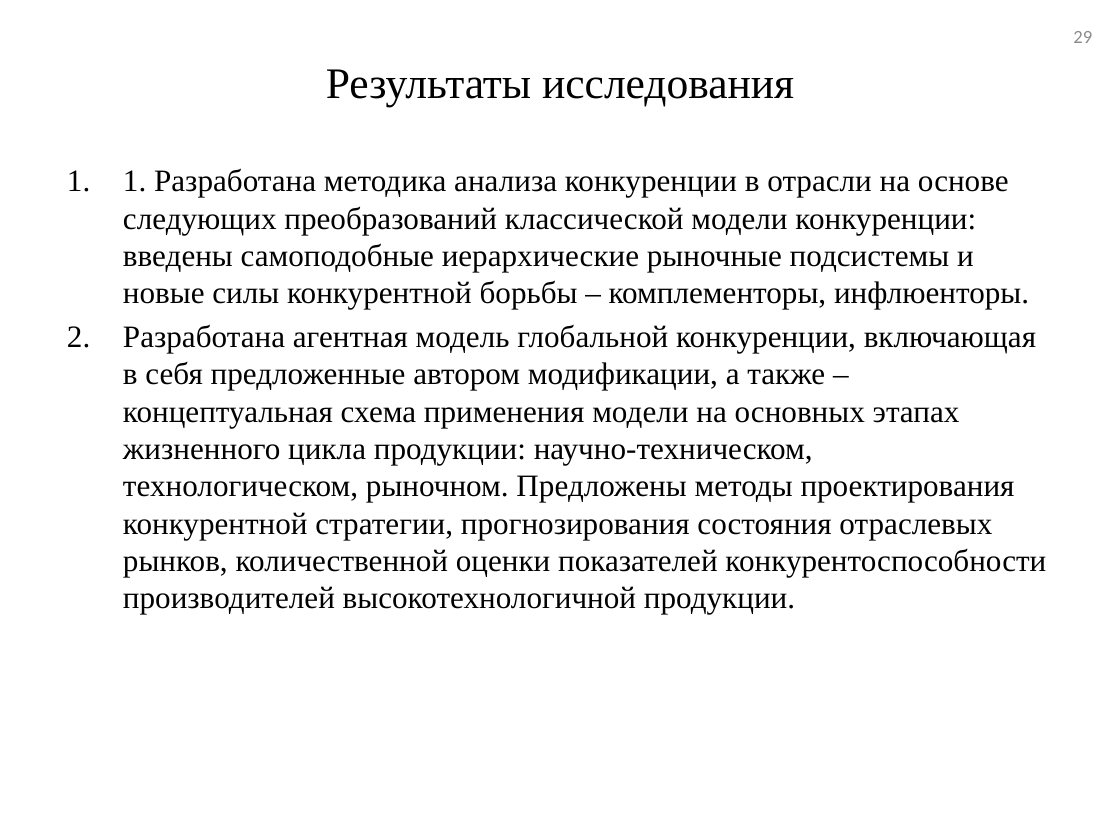
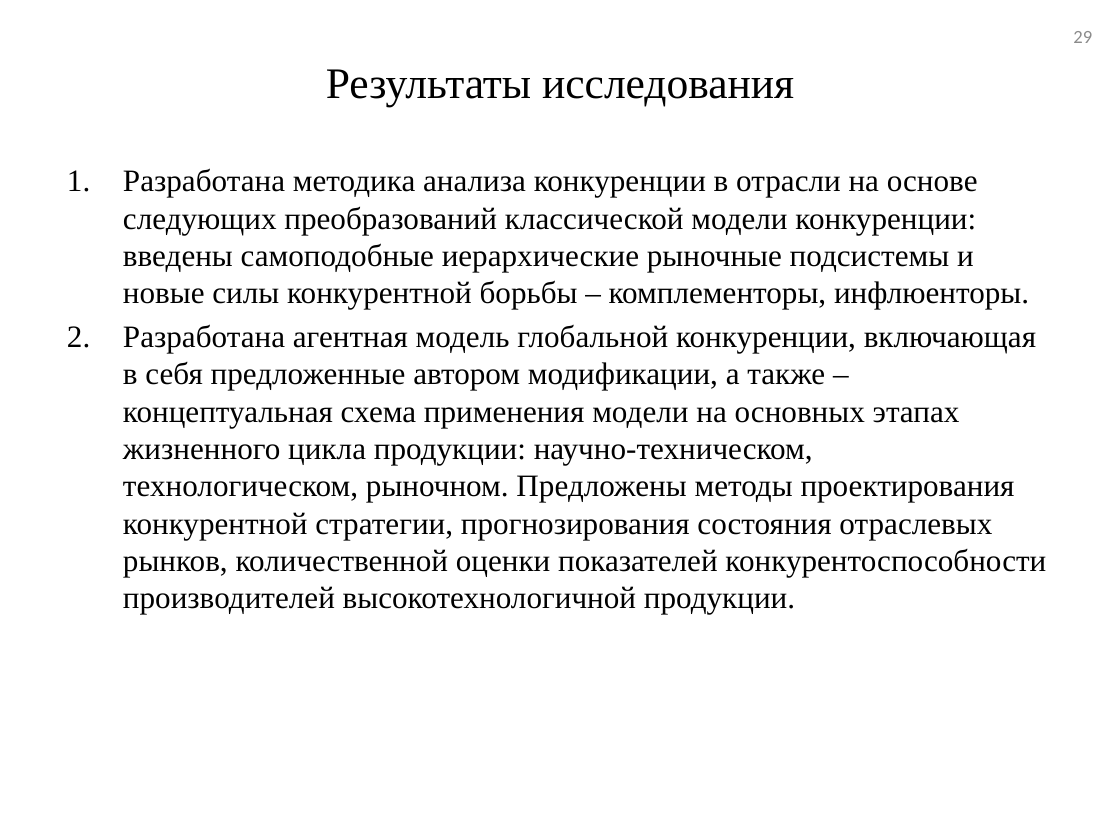
Before and after one commit to tehdoorsareopen/science, a slide deck: slide 29 of Предзащита/___СентябрьФинал/done/_Презентация_v03.pptx. Drawn at 1120x840 pixels with LibreOffice and Linux fonts; fonts in the diff are those of the drawing. Boxes give left, top, right and bottom in pixels: in the first picture for what was removed or moved away, otherwise in the second. Text is boxed around its words. In the diff, an @@ line names an element or a change of style, - is before the commit and + after.

```diff
--- a/Предзащита/___СентябрьФинал/done/_Презентация_v03.pptx
+++ b/Предзащита/___СентябрьФинал/done/_Презентация_v03.pptx
@@ text at <box>123,168,1029,309</box>: text changed @@
-1. 1. Разработана методика анализа конкуренции в отрасли на основе следующих преобразований классической модели конкуренции: введены самоподобные иерархические рыночные подсистемы и новые силы конкурентной борьбы – комплементоры, инфлюенторы.
+1. Разработана методика анализа конкуренции в отрасли на основе следующих преобразований классической модели конкуренции: введены самоподобные иерархические рыночные подсистемы и новые силы конкурентной борьбы – комплементоры, инфлюенторы.
```
Also in this commit, not shown: 5 other slides changed, 9 other files.
